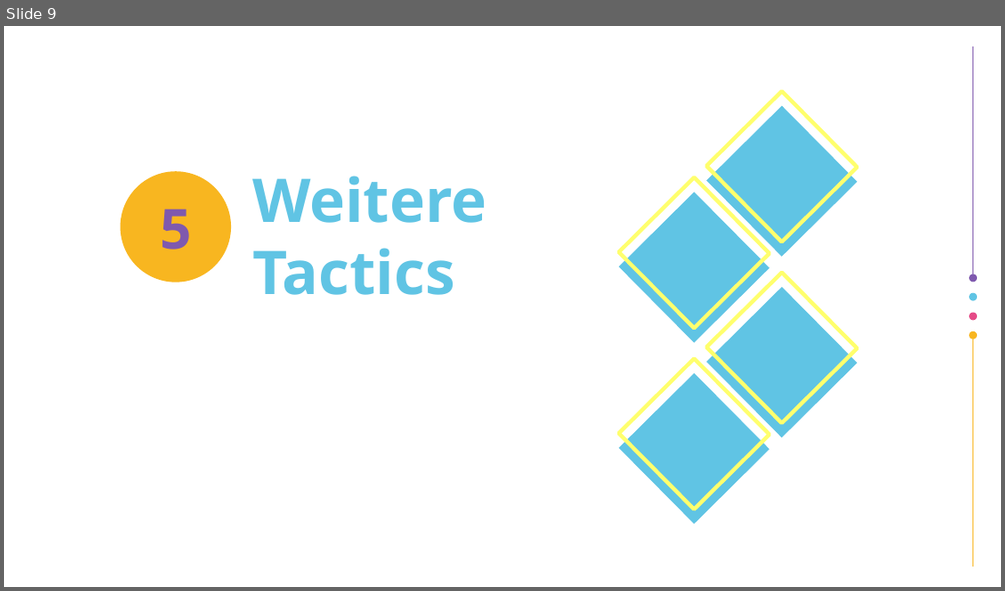
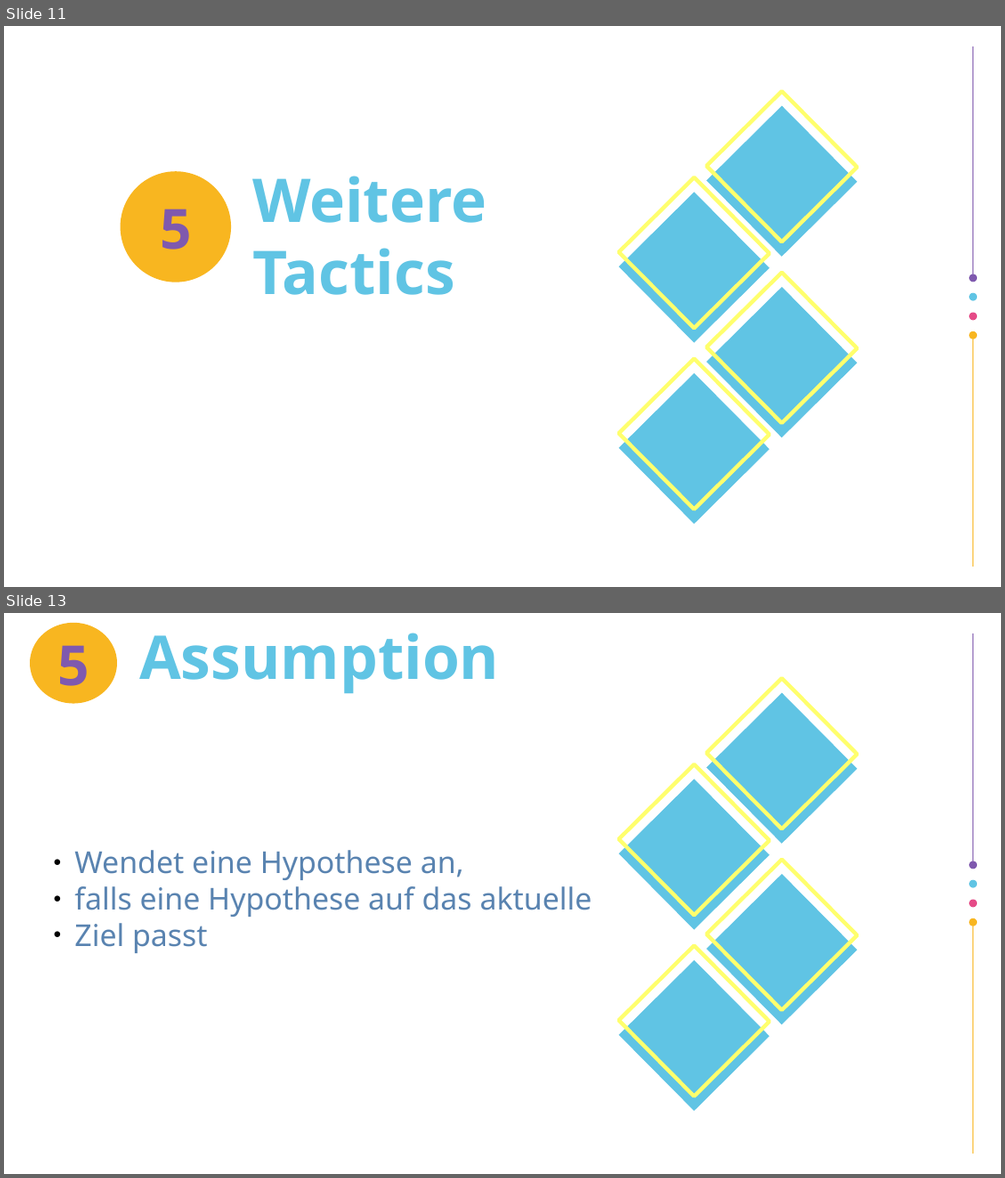
Before and after one commit to airberlin1/ProseminarBeweisassistenten, a slide deck: presentation.odp. Shown one above the other, each under a label of ours: slide 9 before the commit, slides 11 and 13 after it; the slides between them are not shown. The pictures are 1005x591 and 1005x1178 pixels, drawn with LibreOffice and Linux fonts; fonts in the diff are those of the drawing; background and template pictures are left out. Boxes give left, top, right and bottom in pixels: in the first picture for what was removed or moved away, otherwise in the second. Text is boxed around its words. In the diff, an @@ line names an element or a change of style, - is before the commit and + after.

```diff
--- a/presentation.odp
+++ b/presentation.odp
@@ slide 13 added at bbox=[4, 613, 1001, 1174], background #FFFFFF; not listed: 14 template elements that a slide beside it also shows @@
@@ freeform shape added at bbox=[30, 623, 117, 704], fill #F8B620, 44 pt, text #7F59AE, bold @@
+5
@@ title added at bbox=[139, 633, 499, 693], 48 pt, text #60C4E4, bold @@
+Assumption
@@ text added at bbox=[74, 850, 592, 953], 24 pt, text #5983B0 @@
+● Wendet eine Hypothese an,
+● falls eine Hypothese auf das aktuelle
+● Ziel passt
@@ what was slide 9 is now slide 11 @@
```
Also in this commit, not shown: 1 slide changed, 8 other slides added, 2 other files.
